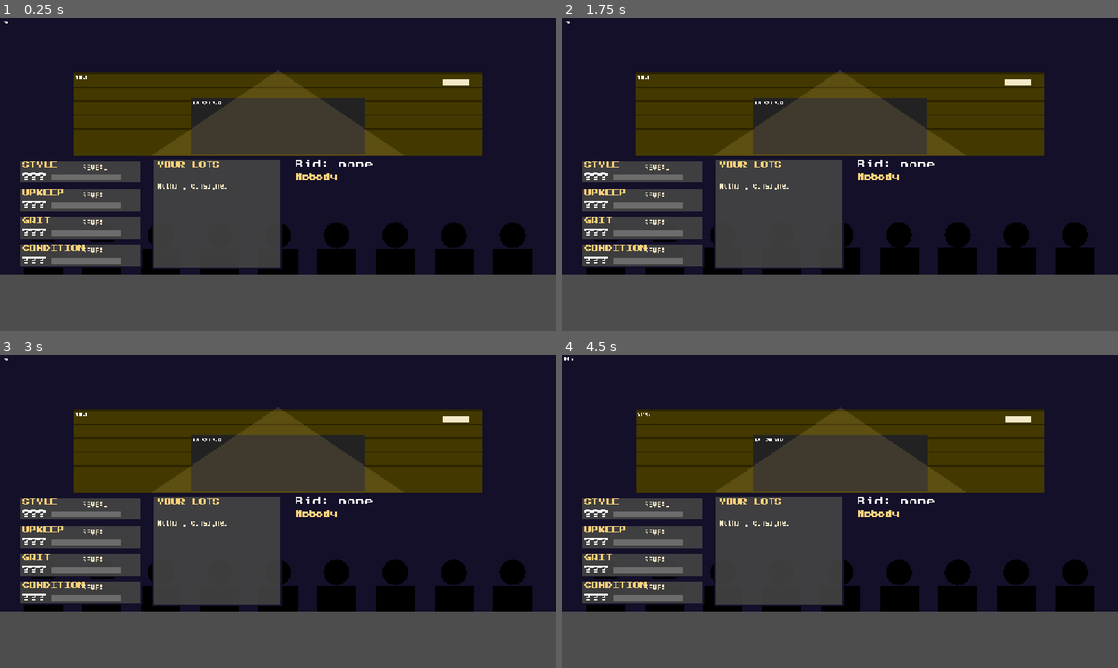
Above: before the commit, frames 1-4 (two rows, left to right).
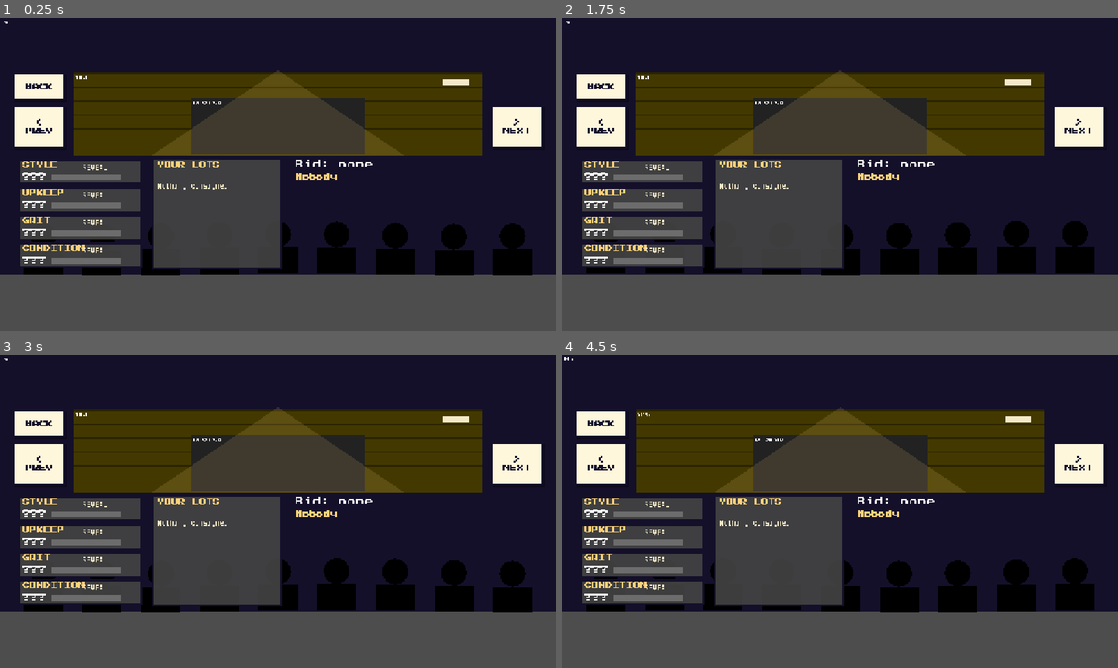
Above: after the commit, the same moments.

Repository: leeslangley/Webbwheresmycar
Game: Godot game, scene res://scenes/auction.tscn
Two runs of this game, one before a commit and one after it. Both use one fixed random seed, a clock stepped at 60 frames per second and the inputs below. This scene is started directly instead of the project's main scene.
Inputs (mouse positions are in pixels of both pictures, inside the frame that each line leads up to):
- Up to frame 1 (0.25 s): no input
- Up to frame 2 (1.75 s): tap Enter at 0.5, 0.6 s; move the mouse to (962, 158) at 0.52 s; hold Right 0.53-1.25 s; click (962, 158) at 0.67 s; tap Space at 0.77, 1.25 s; drag from (728, 190) to (812, 237) at 1.27 s
- Up to frame 3 (3 s): move the mouse to (333, 442) at 2.02 s; hold Right 2.03-2.75 s; tap K at 2.1 s; tap Enter at 2.75 s; drag from (250, 574) to (111, 464) at 2.77 s
- Up to frame 4 (4.5 s): move the mouse to (1006, 558) at 3.52 s; hold Left 3.53-4.25 s; tap N at 3.6 s; tap Space at 3.77, 4.25 s; tap Escape at 4.15 s; drag from (673, 464) to (756, 433) at 4.27 s

The runs differ from the first frame. In frame 1, 3.0% of the frame differs, in the area x 2-98%, y 18-83%; in frame 2, 3.1%; in frame 3, 3.1%; in frame 4, 3.1%.

Commit message:
GDR06: Auction behaviour: browse lots, stats, your lots, bid info
Co-Authored-By: Claude Haiku 5.5 <noreply@anthropic.com>

Diff:
--- a/godot/scenes/auction.gd
+++ b/godot/scenes/auction.gd
@@ -1,10 +1,11 @@
 class_name AuctionRoom
 extends RoomBase
 
-# The auction hall (port of src/ui/scenes/auction.js, layout only). Every rect here is a contract for
+# The auction hall (port of src/ui/scenes/auction.js). Every rect here is a contract for
 # the art cards (GDA) and the scene test: the lot's car sits in R_CARVIEW on the plank stage, the four
 # stat rows and the YOUR LOTS panel sit on the left, the bid block and the leave button on the right.
-# Behaviour (lot browsing, reveals, bids, settling) is GDR06 and GDR28.
+# Lot browsing, stat labels, the YOUR LOTS panel, the bid info and BACK are GDR06. Buying and
+# revealing are GDR28.
 
 const R_BACK := Rect2(30, 126, 120, 64)
 const R_PREV := Rect2(30, 200, 120, 100)
@@ -19,9 +20,261 @@
 const R_LEAVE := Rect2(680, 490, 560, 64)
 const STAT_LABELS := ["STYLE", "UPKEEP", "GRIT", "CONDITION"]
 const YOURS_ROWS := 7
+const STAT_BAR_MAX := 10.0
+const STAT_BAR_PX := 160.0
+
+var lot_index := 0
+var shown_lot_id := ""
+var _t := 0.0
 
 
 func _ready() -> void:
 	build_layers()
 	strip_color = Color("14102A")
 	AuctionArt.build(self)
+	_build_controls()
+	_connect_game()
+	refresh()
+
+
+func _build_controls() -> void:
+	if hotspots.has(&"back"):
+		return
+	add_button(&"back", R_BACK, "BACK")
+	add_button(&"prev", R_PREV, "<\nPREV")
+	add_button(&"next", R_NEXT, ">\nNEXT")
+
+
+func _connect_game() -> void:
+	var g = _game()
+	if g != null and not g.changed.is_connected(refresh):
+		g.changed.connect(refresh)
+
+
+# The Game (or the test double set on game). Outside the scene tree there is no autoload to find.
+func _game() -> Object:
+	if game != null or is_inside_tree():
+		return get_game()
+	return null
+
+
+func enter(_params: Dictionary = {}) -> void:
+	lot_index = 0
+	if not _is_auction_day():
+		toast.emit("The auction is only on the 24th")
+		request_scene.emit(&"office", {})
+		return
+	refresh()
+
+
+# The game state, or an empty dictionary when no game is connected.
+func state() -> Dictionary:
+	var g = _game()
+	if g == null or not (g.state is Dictionary):
+		return {}
+	return g.state
+
+
+func lots() -> Array:
+	var auction: Dictionary = state().get("auction", {})
+	return auction.get("lots", [])
+
+
+func current_lot() -> Dictionary:
+	var list := lots()
+	if lot_index < 0 or lot_index >= list.size():
+		return {}
+	return list[lot_index]
+
+
+func current_view() -> Dictionary:
+	var lot := current_lot()
+	if lot.is_empty():
+		return {}
+	var view = SimAuction.lot_view(state(), lot["lotId"])
+	if view is Dictionary:
+		return view
+	return {}
+
+
+func player_leads() -> bool:
+	for lot in lots():
+		if lot.get("leader", "") == "player":
+			return true
+	return false
+
+
+# Moves the lot index by delta places, wrapping around both ends.
+func step(delta: int) -> void:
+	var n := lots().size()
+	if n == 0:
+		return
+	lot_index = ((lot_index + delta) % n + n) % n
+	refresh()
+
+
+# A stat value as the player reads it: whole numbers bare, otherwise one decimal place.
+static func fmt_stat(v) -> String:
+	var f := float(v)
+	if is_equal_approx(f, roundf(f)):
+		return str(int(roundf(f)))
+	return CoreFormat.one_dp(f)
+
+
+func _is_auction_day() -> bool:
+	return CoreClock.is_auction_day(int(state().get("day", 0)))
+
+
+# Reads the game state and sets every label, stat row, paddle and YOUR LOTS row from it.
+# With no game state at all (the bare scene) the art's own defaults stay on screen.
+func refresh() -> void:
+	if state().is_empty():
+		return
+	var n := lots().size()
+	lot_index = ((lot_index % n) + n) % n if n > 0 else 0
+	var view := current_view()
+	var lot := current_lot()
+	shown_lot_id = str(lot.get("lotId", "")) if not view.is_empty() else ""
+
+	var lot_no := ui().get_node("LotNo") as Label
+	var lot_name := ui().get_node("LotName") as Label
+	var lot_info := ui().get_node("LotInfo") as Label
+	var no_lots := ui().get_node("NoLotsLabel") as Label
+	if view.is_empty():
+		lot_no.text = ""
+		lot_name.text = ""
+		lot_info.text = ""
+		no_lots.visible = true
+	else:
+		lot_no.text = "LOT %d/%d" % [lot_index + 1, n]
+		lot_name.text = str(view["name"])
+		lot_info.text = str(view["year"]) + "   Estimate " + CoreFormat.money(float(view["estLow"])) + " to " + CoreFormat.money(float(view["estHigh"]))
+		no_lots.visible = false
+
+	_refresh_stats(view)
+	_refresh_bid(view, lot)
+	_refresh_yours()
+
+	var chars := placeholder("Characters")
+	for i in range(AuctionArt.PADDLE_COUNT):
+		var paddle := chars.get_node("Paddle%d" % i) as Node2D
+		paddle.visible = not view.is_empty() and view["leader"] == "player"
+	_refresh_buttons()
+
+
+func _refresh_stats(view: Dictionary) -> void:
+	var revealed: Dictionary = view.get("revealed", {})
+	var values: Dictionary = view.get("values", {})
+	for i in range(SimAuction.STATS.size()):
+		var stat: String = SimAuction.STATS[i]
+		var value_label := ui().get_node("StatValue%d" % i) as Label
+		var hint := ui().get_node("StatHint%d" % i) as Label
+		var bar := ui().get_node("StatBar%d" % i) as ColorRect
+		if revealed.get(stat, false) == true:
+			var value = values.get(stat, 0)
+			value_label.text = fmt_stat(value)
+			hint.visible = false
+			bar.size = Vector2(STAT_BAR_PX * clampf(float(value) / STAT_BAR_MAX, 0.0, 1.0), bar.size.y)
+		else:
+			value_label.text = "???"
+			# With no lot on show the hint keeps its art text and stays hidden.
+			if not view.is_empty():
+				hint.text = "REVEAL " + CoreFormat.money(float(SimAuction.AUCTION_REVEAL_COST))
+			hint.visible = not view.is_empty()
+			bar.size = Vector2(0.0, bar.size.y)
+
+
+func _refresh_bid(view: Dictionary, lot: Dictionary) -> void:
+	var bid_label := ui().get_node("BidLabel") as Label
+	var leader_label := ui().get_node("LeaderLabel") as Label
+	var min_label := ui().get_node("MinLabel") as Label
+	if view.is_empty():
+		bid_label.text = ""
+		leader_label.text = ""
+		min_label.text = ""
+		return
+	var current_bid := int(view["currentBid"])
+	bid_label.text = "Bid: " + (CoreFormat.money(float(current_bid)) if current_bid > 0 else "none")
+	var leader := str(view["leader"])
+	leader_label.text = "You" if leader == "player" else ("Rival bidder" if leader == "ai" else "Nobody")
+	min_label.text = "Min next " + CoreFormat.money(float(SimAuction.min_bid(lot)))
+
+
+# YOUR LOTS: one row per consigned car that is still in the stable, in consign order.
+func _refresh_yours() -> void:
+	var s := state()
+	var cars: Array = s.get("cars", [])
+	var auction: Dictionary = s.get("auction", {})
+	var consigned: Array = auction.get("consigned", [])
+	var rows: Array = []
+	for entry in consigned:
+		for car in cars:
+			if car.get("id", "") == entry.get("carId", ""):
+				rows.append({"name": Data.car_by_id(str(car.get("modelId", ""))).get("name", ""), "reserve": entry.get("reserve", 0)})
+				break
+	for j in range(YOURS_ROWS):
+		var row_label := ui().get_node("YoursRow%d" % j) as Label
+		var res_label := ui().get_node("YoursRes%d" % j) as Label
+		if j < rows.size():
+			row_label.text = str(rows[j]["name"])
+			res_label.text = CoreFormat.money(float(rows[j]["reserve"]))
+		else:
+			row_label.text = ""
+			res_label.text = ""
+	(ui().get_node("YoursEmpty") as Label).visible = rows.is_empty()
+
+
+# Virtual: the bid and leave buttons are set by GDR28.
+func _refresh_buttons() -> void:
+	pass
+
+
+func _process(delta: float) -> void:
+	_t += delta
+	var chars := placeholder("Characters")
+	for i in range(AuctionArt.PADDLE_COUNT):
+		var paddle := chars.get_node("Paddle%d" % i) as Node2D
+		if paddle.visible:
+			paddle.rotation = sin(_t * 5.0 + i * 1.7) * 0.5
+	var crowd := chars.get_node("Crowd")
+	for i in range(crowd.get_child_count()):
+		var person := crowd.get_child(i) as Node2D
+		person.position = Vector2(person.position.x, round(sin(_t * 2.0 + i) * 3.0))
+
+
+func _on_hotspot(id: StringName) -> void:
+	if id == &"back":
+		try_leave()
+	elif id == &"prev":
+		step(-1)
+	elif id == &"next":
+		step(1)
+	else:
+		_on_action(id)
+
+
+# Virtual: the bid and leave taps are GDR28.
+func _on_action(_id: StringName) -> void:
+	pass
+
+
+# BACK leaves the hall, unless the player leads a lot: they must settle the day first.
+func try_leave() -> void:
+	if player_leads():
+		toast.emit("You are winning a lot. Settle first")
+	else:
+		request_scene.emit(&"office", {})
+
+
+# Keyboard: Left and Right browse, Escape is BACK. Returns true when the key was taken.
+func handle_key(keycode: int) -> bool:
+	if keycode == KEY_LEFT:
+		step(-1)
+		return true
+	if keycode == KEY_RIGHT:
+		step(1)
+		return true
+	if keycode == KEY_ESCAPE:
+		try_leave()
+		return true
+	return false
--- /dev/null
+++ b/godot/tests/test_auction_behaviour.gd
@@ -0,0 +1,218 @@
+extends "res://tests/harness.gd"
+
+# AuctionRoom behaviour (GDR06): lot browsing, the lot header, stat rows, the bid block, YOUR LOTS,
+# the paddles and BACK. The room gets a TestFakeGame before _ready, and tests run outside the scene
+# tree, so _ready is called by hand. Taps go through TapUtil.
+
+const SCENE := "res://scenes/auction.tscn"
+
+
+func _fake_on_auction_day() -> TestFakeGame:
+	var fake := TestFakeGame.new()
+	var s: Dictionary = fake.state
+	CoreRng.seed_rng(s, 7)
+	s["day"] = 24
+	SimAuction.prepare_auction(s)
+	return fake
+
+
+func _room(fake: Object) -> AuctionRoom:
+	var room := (load(SCENE) as PackedScene).instantiate() as AuctionRoom
+	room.game = fake
+	room._ready()
+	return room
+
+
+func _done(room: AuctionRoom) -> void:
+	room.free()
+
+
+func _lot(fake: Object, i: int) -> Dictionary:
+	return fake.state["auction"]["lots"][i]
+
+
+func _collect(room: AuctionRoom) -> Dictionary:
+	var got := {"toasts": [], "requests": []}
+	room.toast.connect(func(t: String) -> void: got["toasts"].append(t))
+	room.request_scene.connect(func(id: StringName, params: Dictionary) -> void: got["requests"].append([id, params]))
+	return got
+
+
+func test_enter_shows_first_lot() -> void:
+	var fake := _fake_on_auction_day()
+	var room := _room(fake)
+	room.enter({})
+	eq((room.ui().get_node("LotNo") as Label).text, "LOT 1/6", "lot number starts at 1")
+	var view := room.current_view()
+	eq((room.ui().get_node("LotName") as Label).text, view["name"], "lot name is the view name")
+	var info := (room.ui().get_node("LotInfo") as Label).text
+	ok(info.contains(str(view["year"])), "lot info carries the year")
+	ok(info.contains(CoreFormat.money(float(view["estLow"]))), "lot info carries the low estimate")
+	ok(info.contains(CoreFormat.money(float(view["estHigh"]))), "lot info carries the high estimate")
+	eq((room.ui().get_node("NoLotsLabel") as Label).visible, false, "no-lots label hidden with lots")
+	_done(room)
+
+
+func test_step_and_wrap() -> void:
+	var fake := _fake_on_auction_day()
+	var room := _room(fake)
+	room.enter({})
+	room.step(1)
+	eq((room.ui().get_node("LotNo") as Label).text, "LOT 2/6", "step forward")
+	room.step(-1)
+	room.step(-1)
+	eq((room.ui().get_node("LotNo") as Label).text, "LOT 6/6", "step back from lot 1 wraps to lot 6")
+	room.step(1)
+	eq((room.ui().get_node("LotNo") as Label).text, "LOT 1/6", "step forward from lot 6 wraps to lot 1")
+	_done(room)
+
+
+func test_prev_next_taps() -> void:
+	var fake := _fake_on_auction_day()
+	var room := _room(fake)
+	room.enter({})
+	TapUtil.tap(room.hotspots[&"next"])
+	eq((room.ui().get_node("LotNo") as Label).text, "LOT 2/6", "NEXT tap steps forward")
+	TapUtil.tap(room.hotspots[&"prev"])
+	TapUtil.tap(room.hotspots[&"prev"])
+	eq((room.ui().get_node("LotNo") as Label).text, "LOT 6/6", "PREV taps wrap to lot 6")
+	_done(room)
+
+
+func test_handle_key() -> void:
+	var fake := _fake_on_auction_day()
+	var room := _room(fake)
+	room.enter({})
+	ok(room.handle_key(KEY_RIGHT), "KEY_RIGHT is taken")
+	eq((room.ui().get_node("LotNo") as Label).text, "LOT 2/6", "KEY_RIGHT steps forward")
+	ok(room.handle_key(KEY_LEFT), "KEY_LEFT is taken")
+	eq((room.ui().get_node("LotNo") as Label).text, "LOT 1/6", "KEY_LEFT steps back")
+	ok(not room.handle_key(KEY_A), "other keys are not taken")
+	var got := _collect(room)
+	ok(room.handle_key(KEY_ESCAPE), "KEY_ESCAPE is taken")
+	eq(got["requests"], [[&"office", {}]], "ESCAPE leaves for the office")
+	_done(room)
+
+
+func test_fmt_stat() -> void:
+	eq(AuctionRoom.fmt_stat(6.0), "6", "whole float bare")
+	eq(AuctionRoom.fmt_stat(6.4), "6.4", "fraction one decimal")
+	eq(AuctionRoom.fmt_stat(7), "7", "whole int bare")
+
+
+func test_stat_rows_hidden_then_revealed() -> void:
+	var fake := _fake_on_auction_day()
+	var room := _room(fake)
+	room.enter({})
+	var ui := room.ui()
+	eq((ui.get_node("StatValue0") as Label).text, "???", "stat starts hidden")
+	eq((ui.get_node("StatBar0") as ColorRect).size.x, 0.0, "hidden stat bar has no width")
+	eq((ui.get_node("StatHint0") as Label).text, "REVEAL " + CoreFormat.money(float(SimAuction.AUCTION_REVEAL_COST)), "hidden stat offers the reveal price")
+	eq((ui.get_node("StatHint0") as Label).visible, true, "hint shown while hidden")
+
+	var lot := _lot(fake, 0)
+	SimAuction.reveal_stat(fake.state, lot["lotId"], "desirability")
+	room.refresh()
+	var view := room.current_view()
+	var value = view["values"]["desirability"]
+	eq((ui.get_node("StatValue0") as Label).text, AuctionRoom.fmt_stat(value), "revealed stat shows its value")
+	eq((ui.get_node("StatHint0") as Label).visible, false, "hint hidden once revealed")
+	near((ui.get_node("StatBar0") as ColorRect).size.x, 160.0 * float(value) / 10.0, 1e-3, "revealed bar width is 160 * value / 10")
+	eq((ui.get_node("StatValue1") as Label).text, "???", "other stats stay hidden")
+	_done(room)
+
+
+func test_bid_block_states() -> void:
+	var fake := _fake_on_auction_day()
+	var room := _room(fake)
+	room.enter({})
+	var ui := room.ui()
+	var lot := _lot(fake, 0)
+	eq((ui.get_node("BidLabel") as Label).text, "Bid: none", "no bid yet")
+	eq((ui.get_node("LeaderLabel") as Label).text, "Nobody", "nobody leads")
+	eq((ui.get_node("MinLabel") as Label).text, "Min next " + CoreFormat.money(float(SimAuction.min_bid(lot))), "minimum next bid")
+	for i in range(5):
+		eq(room.placeholder("Characters").get_node("Paddle%d" % i).visible, false, "paddle %d hidden with no player lead" % i)
+
+	lot["leader"] = "player"
+	lot["currentBid"] = 1234
+	room.refresh()
+	eq((ui.get_node("BidLabel") as Label).text, "Bid: " + CoreFormat.money(1234.0), "bid amount shown")
+	eq((ui.get_node("LeaderLabel") as Label).text, "You", "player leads")
+	eq(room.placeholder("Characters").get_node("Paddle0").visible, true, "paddle 0 waves while player leads")
+	eq(room.placeholder("Characters").get_node("Paddle4").visible, true, "paddle 4 waves while player leads")
+
+	room._process(0.25)
+	near(room.placeholder("Characters").get_node("Paddle2").rotation, sin(0.25 * 5.0 + 2 * 1.7) * 0.5, 1e-6, "paddle rocks with time")
+
+	lot["leader"] = "ai"
+	room.refresh()
+	eq((ui.get_node("LeaderLabel") as Label).text, "Rival bidder", "AI leads")
+	eq(room.placeholder("Characters").get_node("Paddle0").visible, false, "paddles hidden when AI leads")
+	_done(room)
+
+
+func test_back_refuses_while_player_leads() -> void:
+	var fake := _fake_on_auction_day()
+	var room := _room(fake)
+	room.enter({})
+	var got := _collect(room)
+	var lot := _lot(fake, 0)
+	lot["leader"] = "player"
+	room.refresh()
+	TapUtil.tap(room.hotspots[&"back"])
+	eq(got["toasts"], ["You are winning a lot. Settle first"], "BACK toasts while player leads")
+	eq(got["requests"], [], "BACK does not leave while player leads")
+
+	lot["leader"] = "house"
+	room.refresh()
+	TapUtil.tap(room.hotspots[&"back"])
+	eq(got["requests"], [[&"office", {}]], "BACK leaves to the office once nothing is led")
+	_done(room)
+
+
+func test_your_lots_panel() -> void:
+	var fake := _fake_on_auction_day()
+	var room := _room(fake)
+	room.enter({})
+	var ui := room.ui()
+	eq((ui.get_node("YoursEmpty") as Label).visible, true, "nothing consigned at first")
+	fake.state["auction"]["consigned"].append({"carId": "c1", "reserve": 2500})
+	room.refresh()
+	eq((ui.get_node("YoursRow0") as Label).text, "Austen Allergy", "consigned car name")
+	eq((ui.get_node("YoursRes0") as Label).text, CoreFormat.money(2500.0), "consigned reserve")
+	eq((ui.get_node("YoursEmpty") as Label).visible, false, "empty label hidden with a consigned car")
+	eq((ui.get_node("YoursRow1") as Label).text, "", "unused row stays empty")
+
+	fake.state["auction"]["consigned"].clear()
+	room.refresh()
+	eq((ui.get_node("YoursEmpty") as Label).visible, true, "empty label back once unconsigned")
+	eq((ui.get_node("YoursRow0") as Label).text, "", "row cleared")
+	_done(room)
+
+
+func test_no_lots() -> void:
+	var fake := _fake_on_auction_day()
+	fake.state["auction"]["lots"] = []
+	var room := _room(fake)
+	room.enter({})
+	var ui := room.ui()
+	eq((ui.get_node("NoLotsLabel") as Label).visible, true, "no-lots label shown")
+	eq((ui.get_node("LotName") as Label).text, "", "no lot name")
+	eq((ui.get_node("LotNo") as Label).text, "", "no lot number")
+	eq((ui.get_node("StatValue0") as Label).text, "???", "stats read hidden with no lots")
+	eq((ui.get_node("StatHint0") as Label).visible, false, "no reveal hint with no lots")
+	room.step(1)
+	eq((ui.get_node("LotNo") as Label).text, "", "stepping with no lots does nothing")
+	_done(room)
+
+
+func test_enter_off_auction_day() -> void:
+	var fake := _fake_on_auction_day()
+	fake.state["day"] = 12
+	var room := _room(fake)
+	var got := _collect(room)
+	room.enter({})
+	eq(got["toasts"], ["The auction is only on the 24th"], "off-day toast")
+	eq(got["requests"], [[&"office", {}]], "off-day returns to the office")
+	_done(room)
